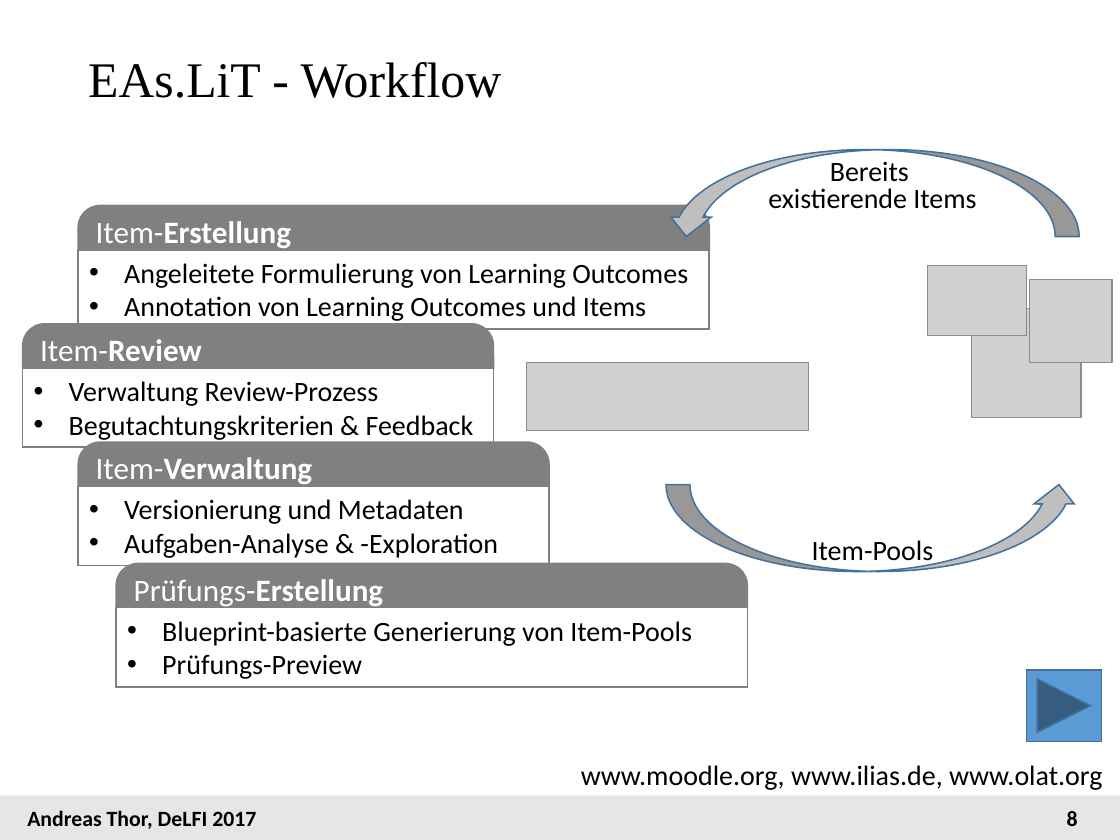
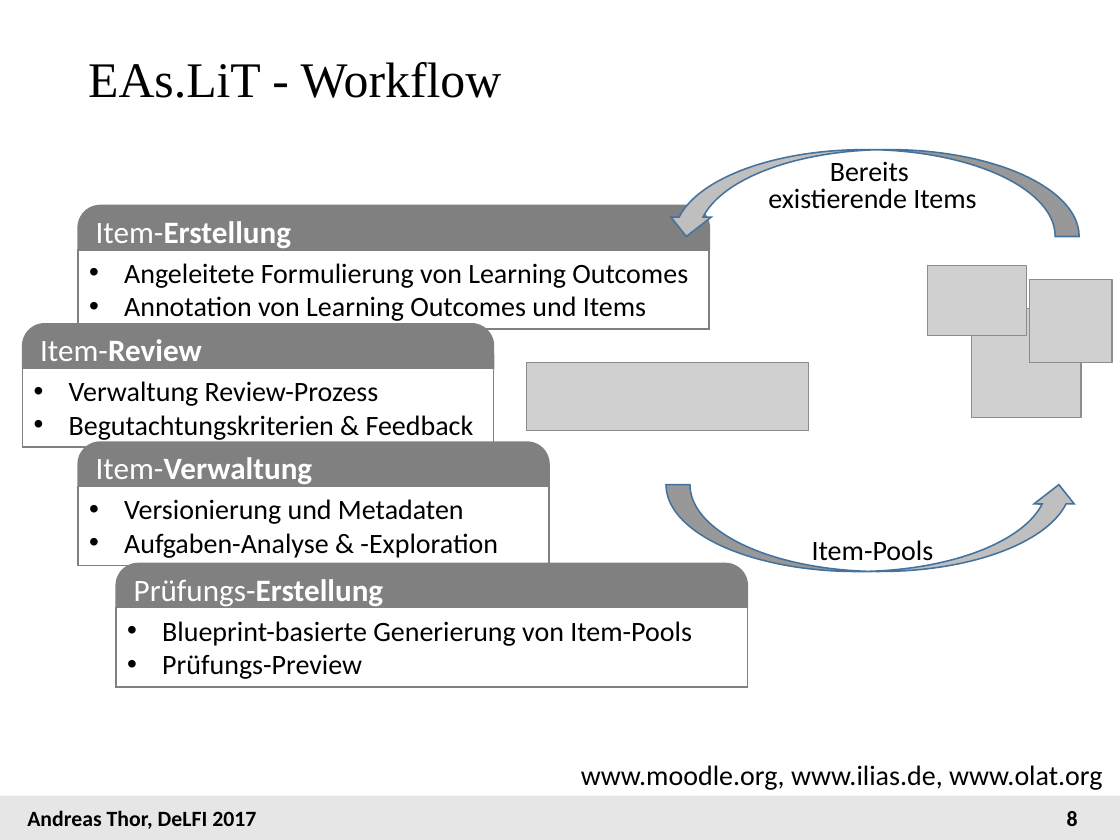
Before and after one commit to andreas-thor/eal, a slide deck: slide 8 of docs/papers/2017_Delfi/EAsLiT_Delfi_2017_Vortrag.pptx. Drawn at 1120x840 pixels with LibreOffice and Linux fonts; fonts in the diff are those of the drawing; grey boxes stand for pictures. Boxes give left, top, right and bottom in pixels: in the first picture for what was removed or moved away, otherwise in the second. Text is boxed around its words. In the diff, an @@ line names an element or a change of style, - is before the commit and + after.

```diff
--- a/docs/papers/2017_Delfi/EAsLiT_Delfi_2017_Vortrag.pptx
+++ b/docs/papers/2017_Delfi/EAsLiT_Delfi_2017_Vortrag.pptx
@@ action button forward next removed at (1026,670,1101,741) @@
```
Also in this commit, not shown: 3 other slides changed, 3 slides removed, 2 other files.
